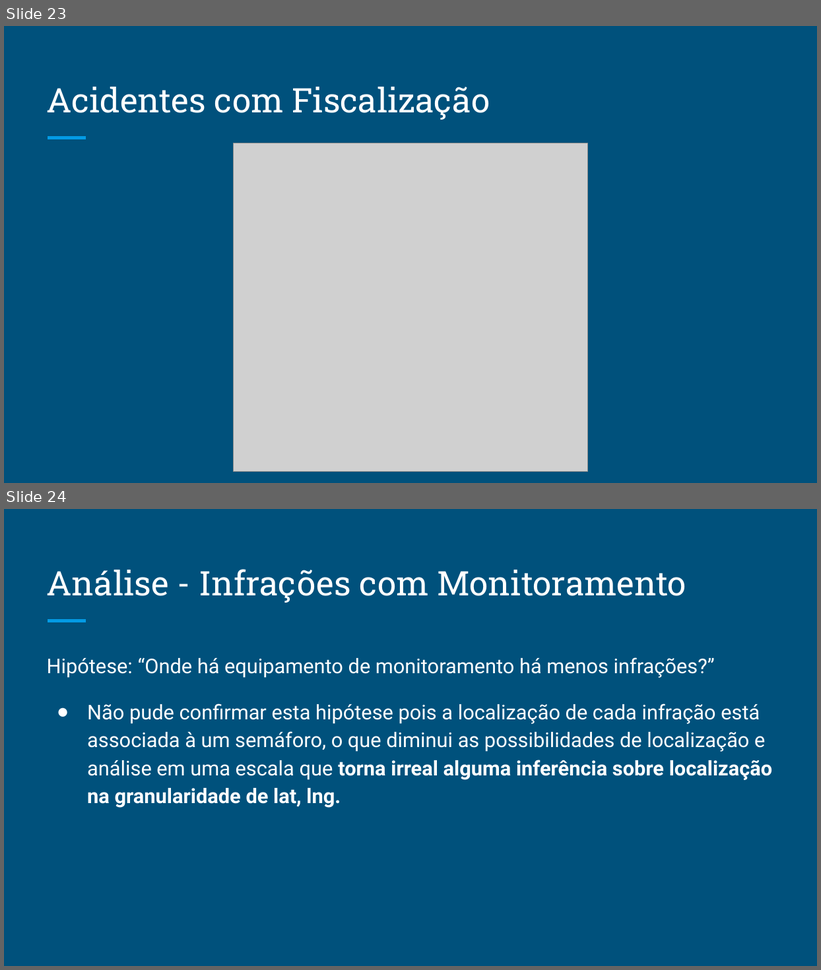
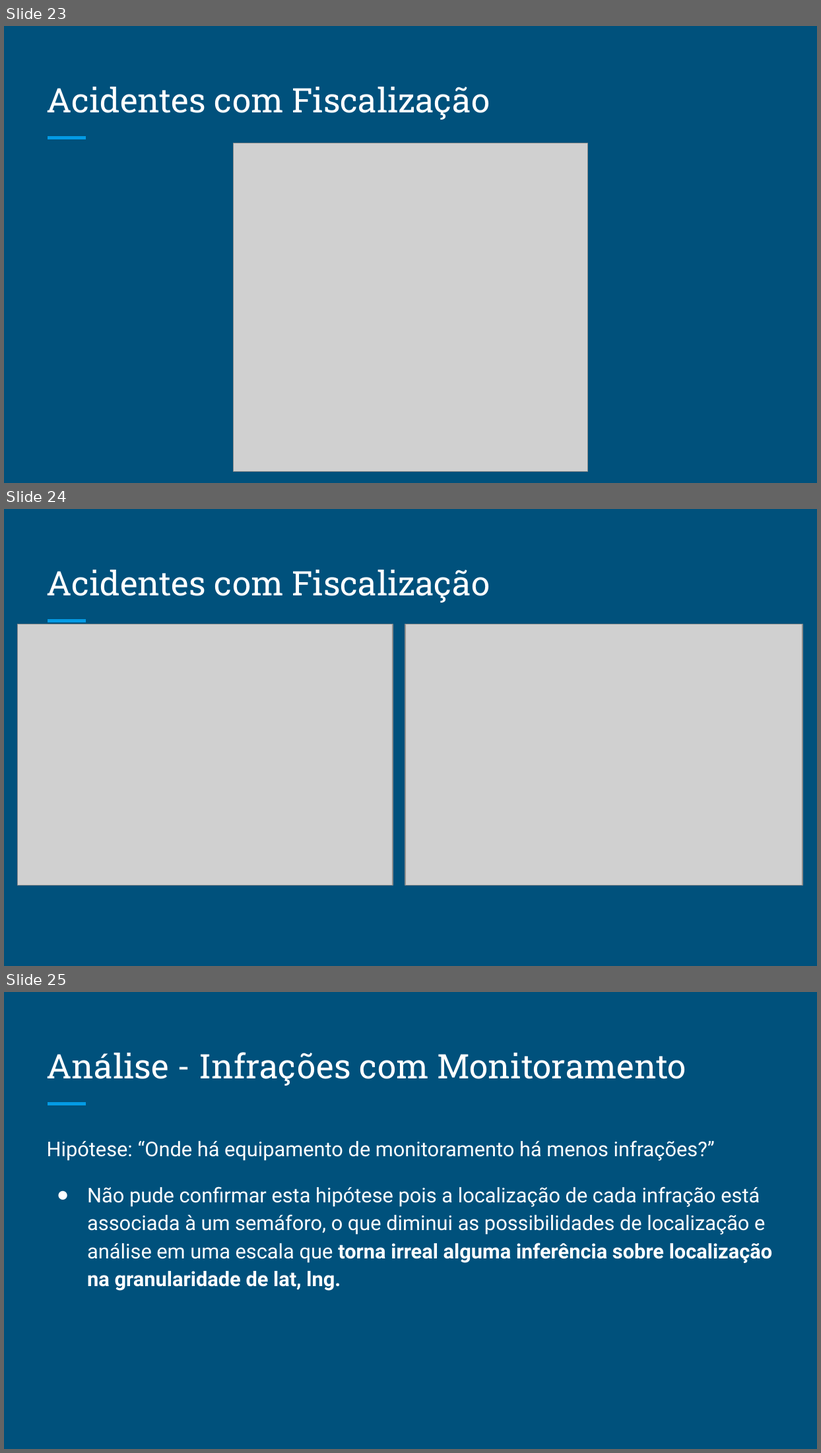
Before and after one commit to if1015-datascience-ufpe/2018-1-projeto-bugado, a slide deck: Projeto CTTU.pptx. Shown one above the other, each under a label of ours: slides 23 and 24 before the commit, slides 23, 24 and 25 after it. The pictures are 821x970 and 821x1453 pixels, drawn with LibreOffice and Linux fonts; fonts in the diff are those of the drawing; grey boxes stand for pictures. Boxes give left, top, right and bottom in pixels: in the first picture for what was removed or moved away, otherwise in the second. Text is boxed around its words. In the diff, an @@ line names an element or a change of style, - is before the commit and + after.

Commit message:
update presentation

```diff
--- a/Projeto CTTU.pptx
+++ b/Projeto CTTU.pptx
@@ slide 24 added at (x1=4, y1=509, x2=817, y2=966), background #00517C; not listed: 1 template element that a slide beside it also shows @@
@@ title added at (x1=47, y1=570, x2=490, y2=603), 30 pt, text #FFFFFF @@
+Acidentes com Fiscalização
@@ picture added at (x1=18, y1=625, x2=393, y2=885) @@
@@ picture added at (x1=406, y1=625, x2=803, y2=885) @@
@@ what was slide 24 is now slide 25 @@
```
